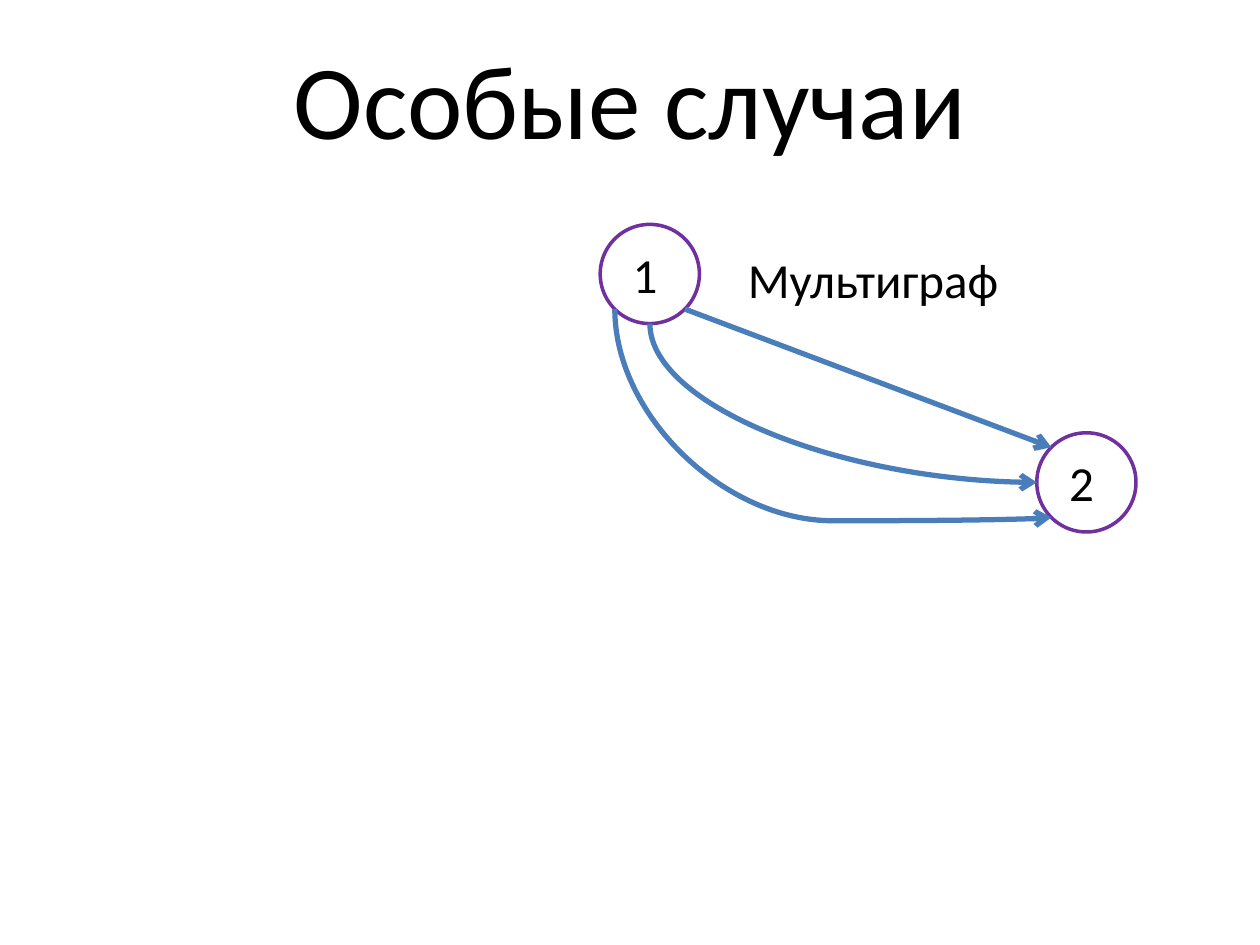
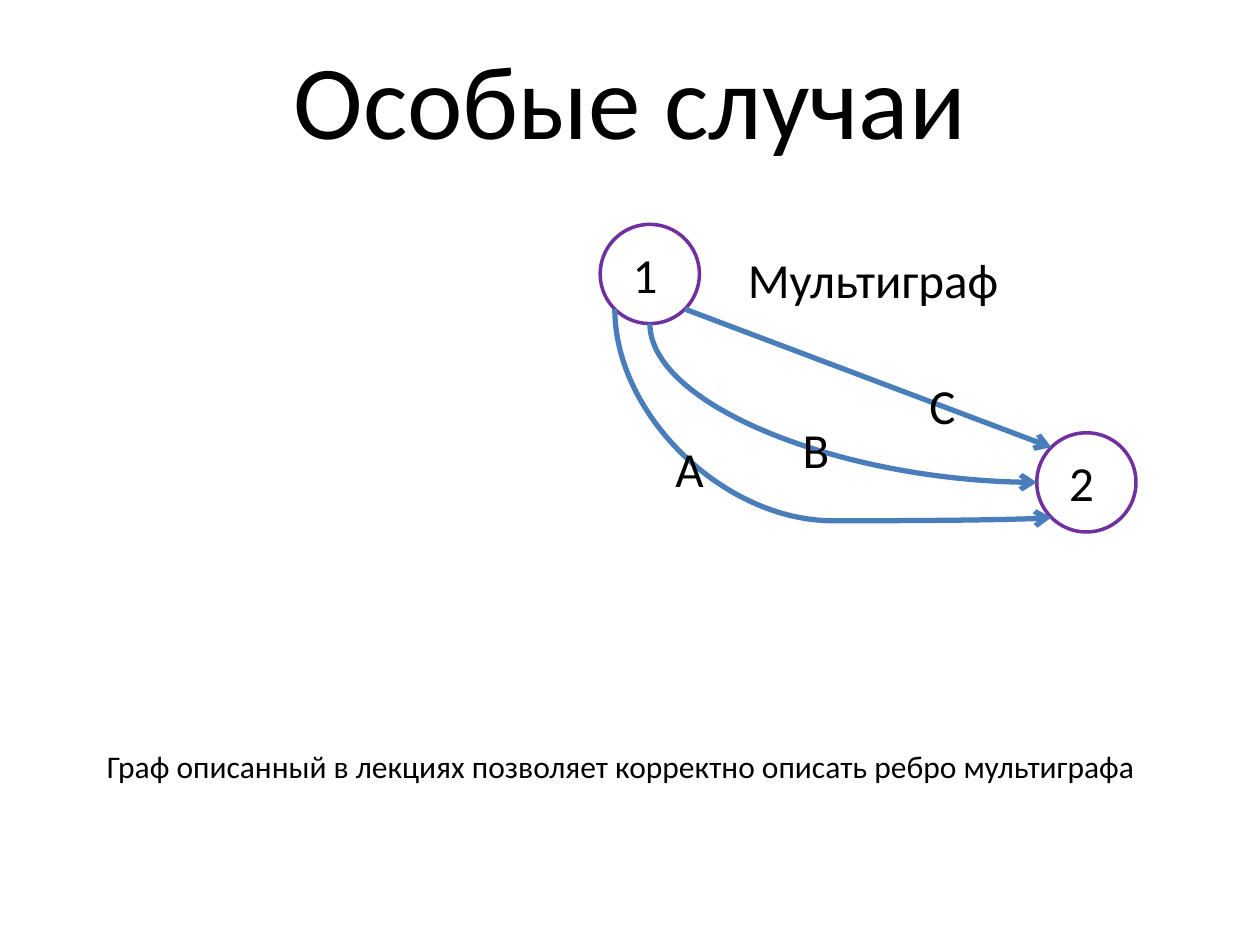
Before and after one commit to SteinbergOB/ANG, a slide deck: slide 23 of Презентации/Лекция 0.pptx. Drawn at 1260x945 pixels with LibreOffice and Linux fonts; fonts in the diff are those of the drawing. Boxes give left, top, right and bottom in pixels: in the first picture for what was removed or moved away, otherwise in the second. Text is boxed around its words. In the diff, an @@ line names an element or a change of style, - is before the commit and + after.

Commit message:
лекция0

```diff
--- a/Презентации/Лекция 0.pptx
+++ b/Презентации/Лекция 0.pptx
@@ text added at [929, 392, 955, 425], 28 pt, text #000000 @@
+C
@@ text added at [675, 447, 703, 487], 28 pt, text #000000 @@
+A
@@ text added at [803, 436, 830, 468], 28 pt, text #000000 @@
+B
@@ text added at [107, 756, 1134, 784], 18 pt, text #000000 @@
+Граф описанный в лекциях позволяет корректно описать ребро мультиграфа
```
Also in this commit, not shown: 19 other slides changed, 2 slides removed.
